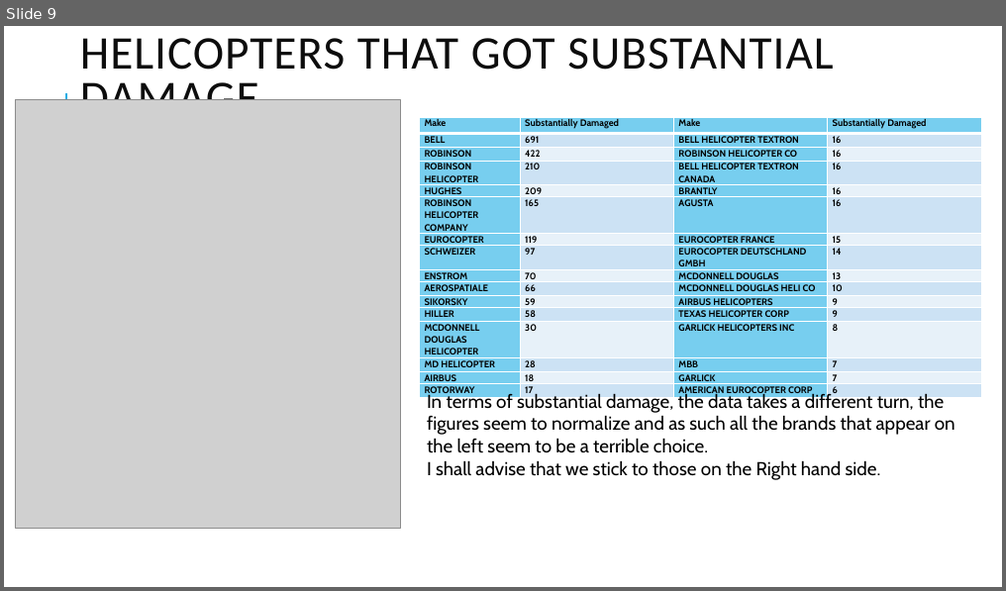
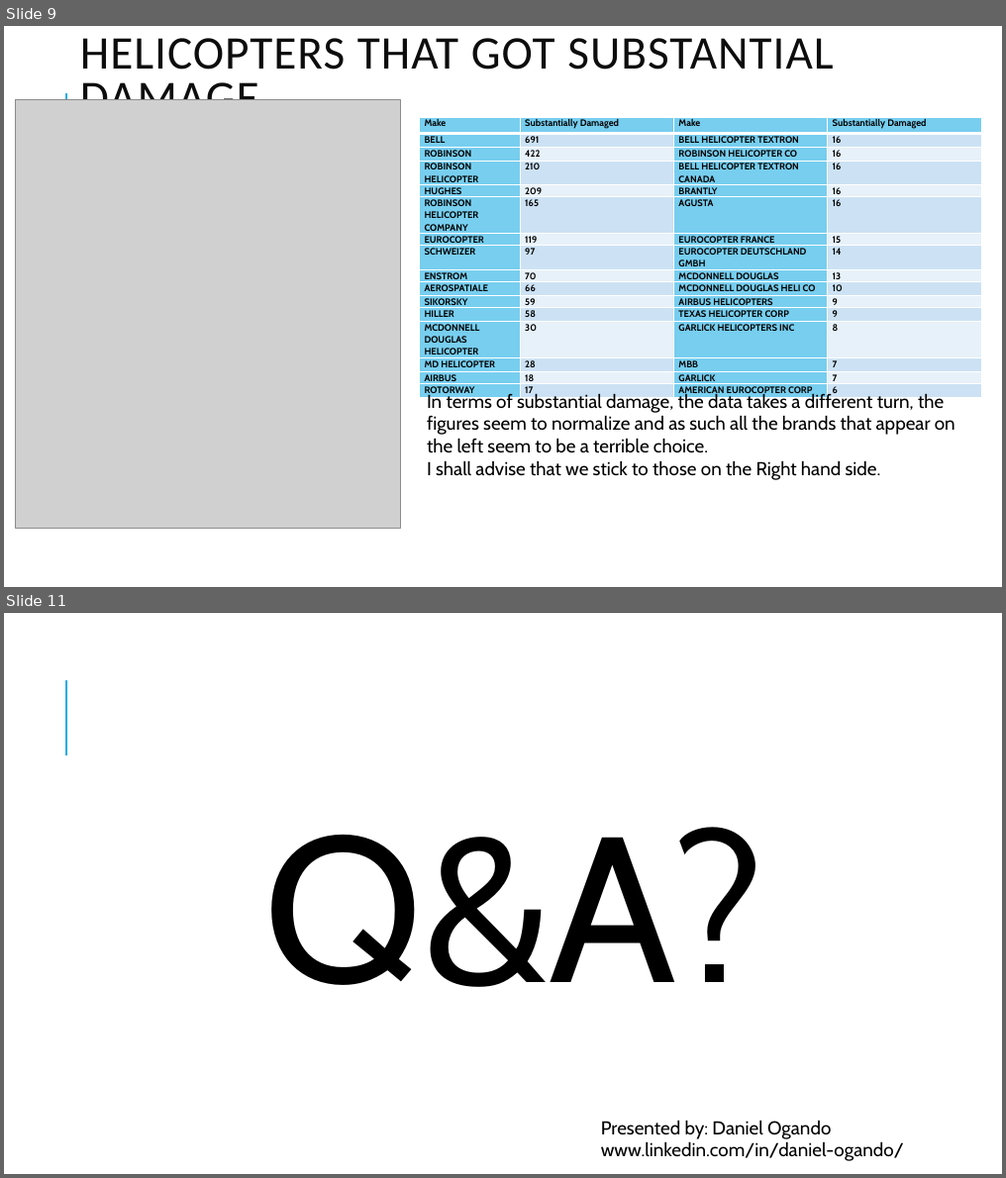
Before and after one commit to kdizz/dsc-phase-1-project-v3, a slide deck: CAPITAL INVESTMENTS LIMITED.pptx. Shown one above the other, each under a label of ours: slide 9 before the commit, slides 9 and 11 after it; the slides between them are not shown. The pictures are 1006x591 and 1006x1178 pixels, drawn with LibreOffice and Linux fonts; fonts in the diff are those of the drawing; grey boxes stand for pictures. Boxes give left, top, right and bottom in pixels: in the first picture for what was removed or moved away, otherwise in the second. Text is boxed around its words. In the diff, an @@ line names an element or a change of style, - is before the commit and + after.

```diff
--- a/CAPITAL INVESTMENTS LIMITED.pptx
+++ b/CAPITAL INVESTMENTS LIMITED.pptx
@@ slide 11 added at box(4, 613, 1002, 1174), background #FFFFFF; not listed: 1 template element that a slide beside it also shows @@
@@ text added at box(264, 827, 764, 987), 199 pt, text #000000 @@
+  Q&A?
@@ text added at box(601, 1120, 904, 1161), 18 pt, text #000000 @@
+Presented by: Daniel Ogando
+www.linkedin.com/in/daniel-ogando/
```
Also in this commit, not shown: 1 slide changed.
